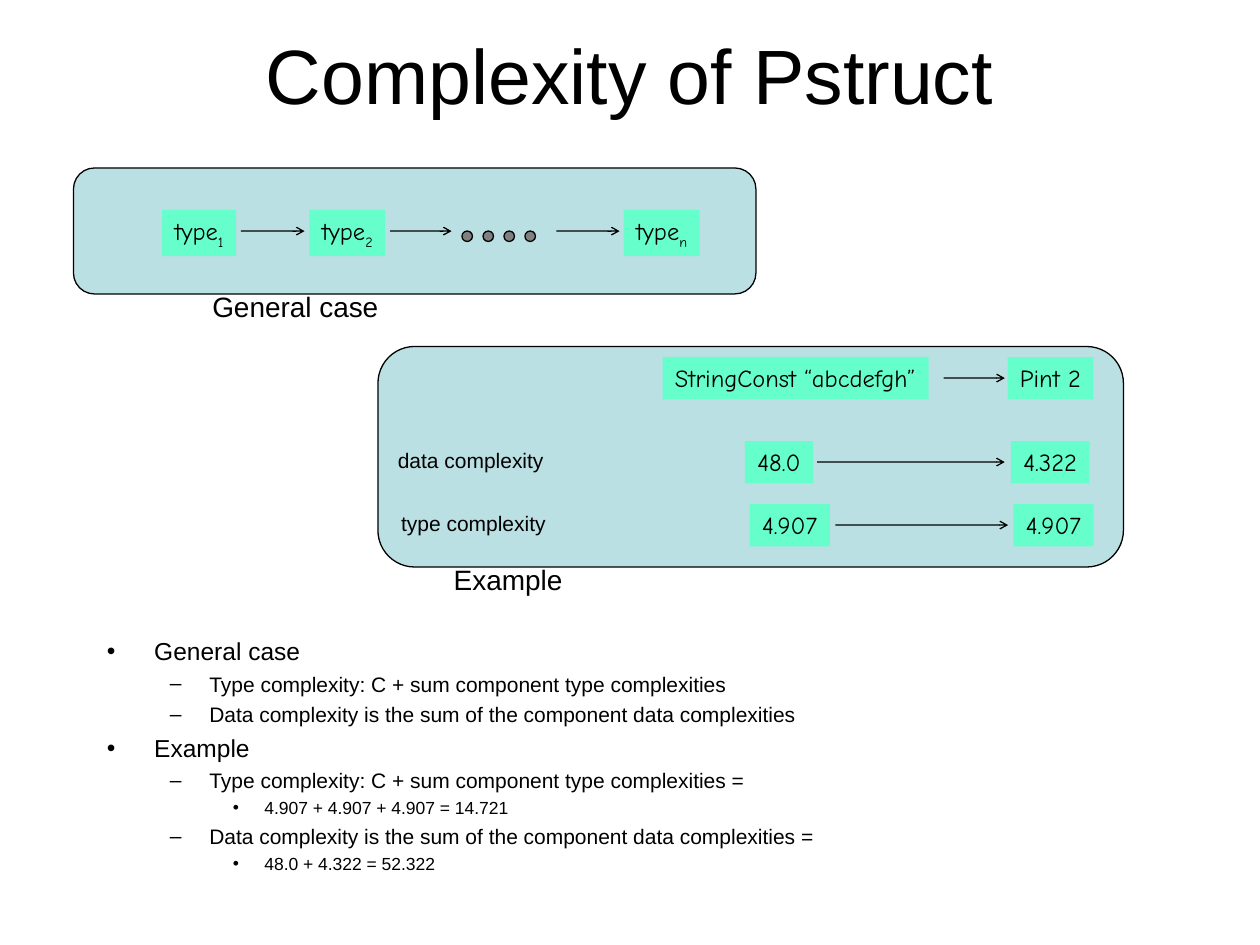
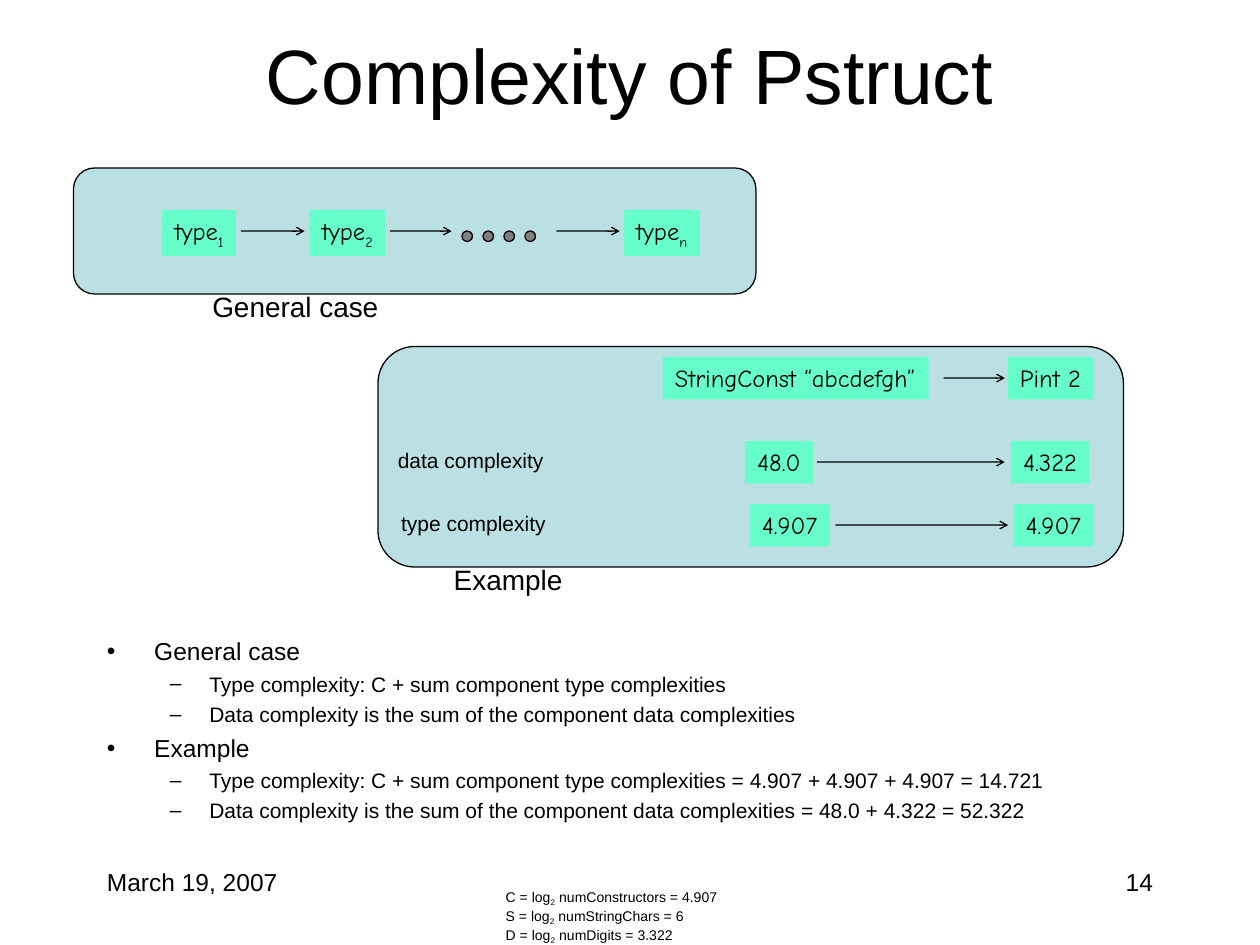
Before and after one commit to cornell-pl/forest, a slide deck: slide 14 of pads/documents/scoring/Comparisons.ppt (slide 13 before the commit). Drawn at 1260x945 pixels with LibreOffice and Linux fonts; fonts in the diff are those of the drawing. Boxes give left, top, right and bottom in pixels: in the first picture for what was removed or moved away, otherwise in the second. Text is boxed around its words. In the diff, an @@ line names an element or a change of style, - is before the commit and + after.

```diff
--- a/pads/documents/scoring/Comparisons.ppt
+++ b/pads/documents/scoring/Comparisons.ppt
@@ text at [209,772,1043,823]: text changed @@
-  – Type complexity: C + sum component type complexities =
-    • 4.907 + 4.907 + 4.907 = 14.721
-  – Data complexity is the sum of the component data complexities =
-    • 48.0 + 4.322 = 52.322
+  – Type complexity: C + sum component type complexities = 4.907 + 4.907 + 4.907 = 14.721
+  – Data complexity is the sum of the component data complexities = 48.0 + 4.322 = 52.322
@@ text added at [107,873,278,894], 14 pt, text #000000 @@
+March 19, 2007
@@ text added at [506,892,717,943], 8 pt, text #000000 @@
+C = log2 numConstructors = 4.907
+S = log2 numStringChars = 6
+D = log2 numDigits = 3.322
@@ page number added at [1126,874,1153,891], 14 pt, text #000000 @@
+14
```
Also in this commit, not shown: 12 other slides changed, 5 slides added, 1 slide removed.
